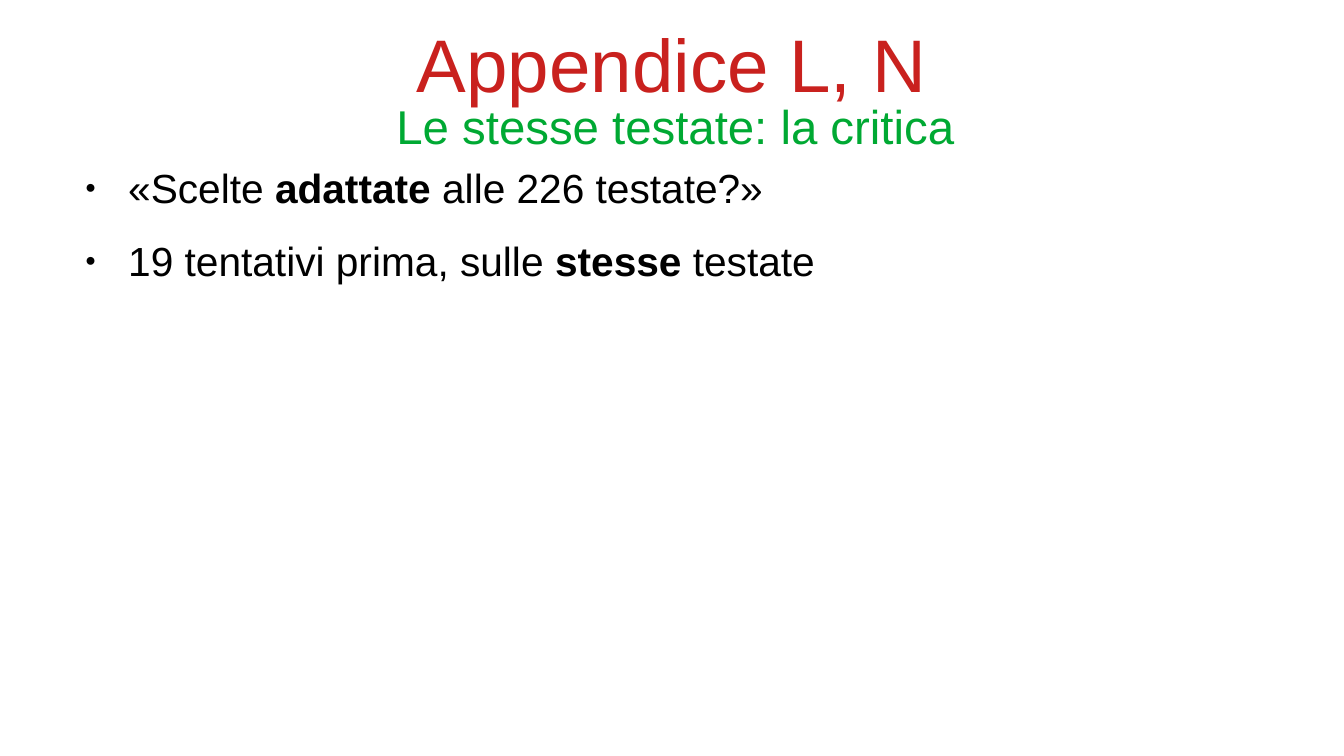
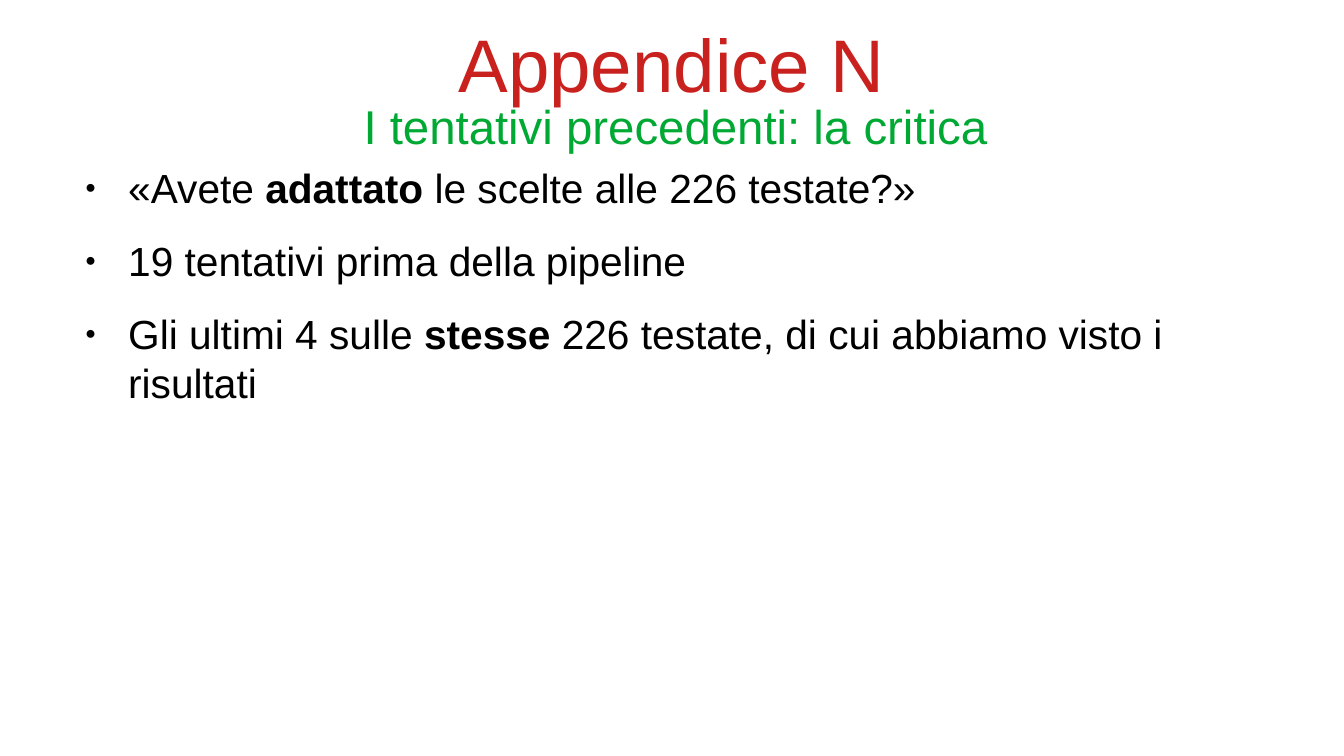
Before and after one commit to bianchi-john/PublisherClassification, a slide deck: slide 76 of Presentazioni/Paper rivista/PaperRivista.odp (slide 71 before the commit). Drawn at 1344x756 pixels with LibreOffice and Linux fonts; fonts in the diff are those of the drawing. Boxes give left, top, right and bottom in pixels: in the first picture for what was removed or moved away, otherwise in the second. Text is boxed around its words. In the diff, an @@ line names an element or a change of style, - is before the commit and + after.

```diff
--- a/Presentazioni/Paper rivista/PaperRivista.odp
+++ b/Presentazioni/Paper rivista/PaperRivista.odp
@@ title at box(458, 38, 885, 106): text changed @@
-Appendice L, N
+Appendice N
@@ title at box(364, 107, 988, 154): text changed @@
-Le stesse testate: la critica
+I tentativi precedenti: la critica
@@ text at box(128, 173, 1162, 399): text changed @@
-● «Scelte adattate alle 226 testate?»
-● 19 tentativi prima, sulle stesse testate
+● «Avete adattato le scelte alle 226 testate?»
+● 19 tentativi prima della pipeline
+● Gli ultimi 4 sulle stesse 226 testate, di cui abbiamo visto i risultati
```
Also in this commit, not shown: 10 other slides changed, 11 slides added, 5 slides removed, 36 other files.
